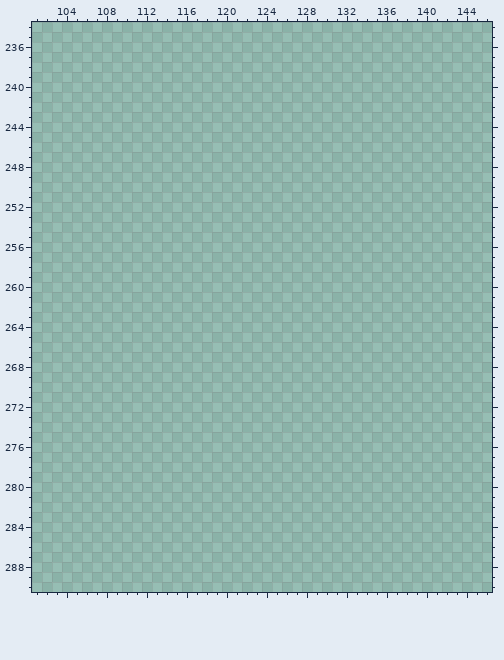
Pixel-art file: assets/images/aseprite/cowboy/CowboyTilemap.aseprite. Above is the file before it was changed.
320x800 pixels, 1 frame. Shown: x 101..146, y 234..290. The commit also changed other parts of the picture, which this record leaves out.
Palette (. is transparent): 
Pixels before (only the part around the change), first column x 101:
237 ..............................................
238 ..............................................
239 ..............................................
240 ..............................................
241 ..............................................
242 ..............................................
243 ..............................................
244 ..............................................
245 ..............................................
246 ..............................................
247 ..............................................
248 ..............................................
249 ..............................................
250 ..............................................
251 ..............................................
252 ..............................................
253 ..............................................
254 ..............................................
255 ..............................................
256 ..............................................
257 ..............................................
258 ..............................................
259 ..............................................
260 ..............................................
261 ..............................................
262 ..............................................
263 ..............................................
264 ..............................................
265 ..............................................
266 ..............................................
267 ..............................................
268 ..............................................
269 ..............................................
270 ..............................................
271 ..............................................
272 ..............................................
273 ..............................................
274 ..............................................
275 ..............................................
276 ..............................................
277 ..............................................
278 ..............................................
279 ..............................................
280 ..............................................
281 ..............................................
282 ..............................................
283 ..............................................
284 ..............................................
285 ..............................................
286 ..............................................
287 ..............................................
288 ..............................................
289 ..............................................
290 ..............................................
After:
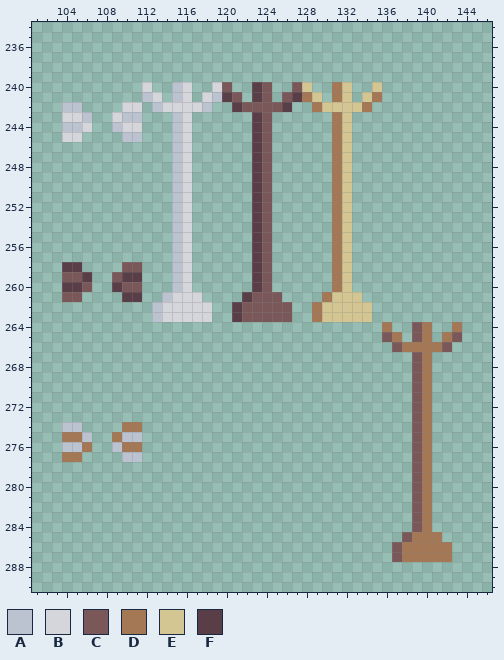
Colours new in this view: A #bbc3d0  B #d5d6db  C #7a5859  D #a57855  E #d4c692  F #593e47
Diff:
Changed rows in their new state; - is an unchanged pixel.
Layer "Layer 1":
first column x 104:
240 --------B--AB--BC--FC--CE--DE--E--------
241 --------AB-AB-BAFC-FC-CFDE-DE-ED--------
242 AA----BB-ABBBBA--FCCCCF--DEEEED---------
243 BBA--BAA---AB------FC------DE-----------
244 AAB--ABB---AB------FC------DE-----------
245 BB----AA---AB------FC------DE-----------
246 -----------AB------FC------DE-----------
247 -----------AB------FC------DE-----------
248 -----------AB------FC------DE-----------
249 -----------AB------FC------DE-----------
250 -----------AB------FC------DE-----------
251 -----------AB------FC------DE-----------
252 -----------AB------FC------DE-----------
253 -----------AB------FC------DE-----------
254 -----------AB------FC------DE-----------
255 -----------AB------FC------DE-----------
256 -----------AB------FC------DE-----------
257 -----------AB------FC------DE-----------
258 FF----CC---AB------FC------DE-----------
259 CCF--CFF---AB------FC------DE-----------
260 FFC--FCC---AB------FC------DE-----------
261 CC----FF--ABBB----FCCC----DEEE----------
262 ---------ABBBBB--FCCCCC--DEEEEE---------
263 ---------ABBBBB--FCCCCC--DEEEEE---------
264 --------------------------------D--CD--D
265 --------------------------------CD-CD-DC
266 ---------------------------------CDDDDC-
267 -----------------------------------CD---
268 -----------------------------------CD---
269 -----------------------------------CD---
270 -----------------------------------CD---
271 -----------------------------------CD---
272 -----------------------------------CD---
273 -----------------------------------CD---
274 AA----DD---------------------------CD---
275 DDA--DAA---------------------------CD---
276 AAD--ADD---------------------------CD---
277 DD----AA---------------------------CD---
278 -----------------------------------CD---
279 -----------------------------------CD---
280 -----------------------------------CD---
281 -----------------------------------CD---
282 -----------------------------------CD---
283 -----------------------------------CD---
284 -----------------------------------CD---
285 ----------------------------------CDDD--
286 ---------------------------------CDDDDD-
287 ---------------------------------CDDDDD-
